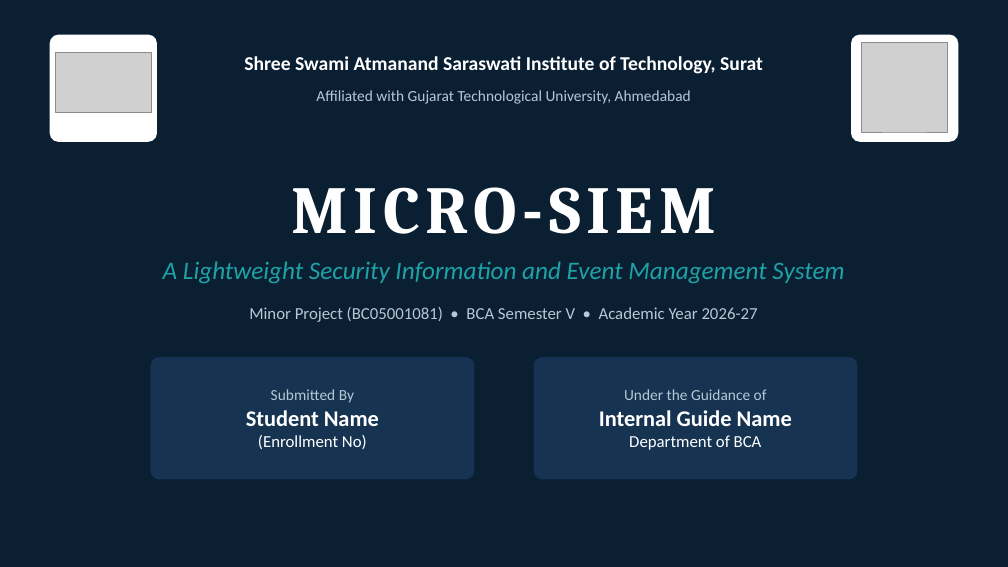
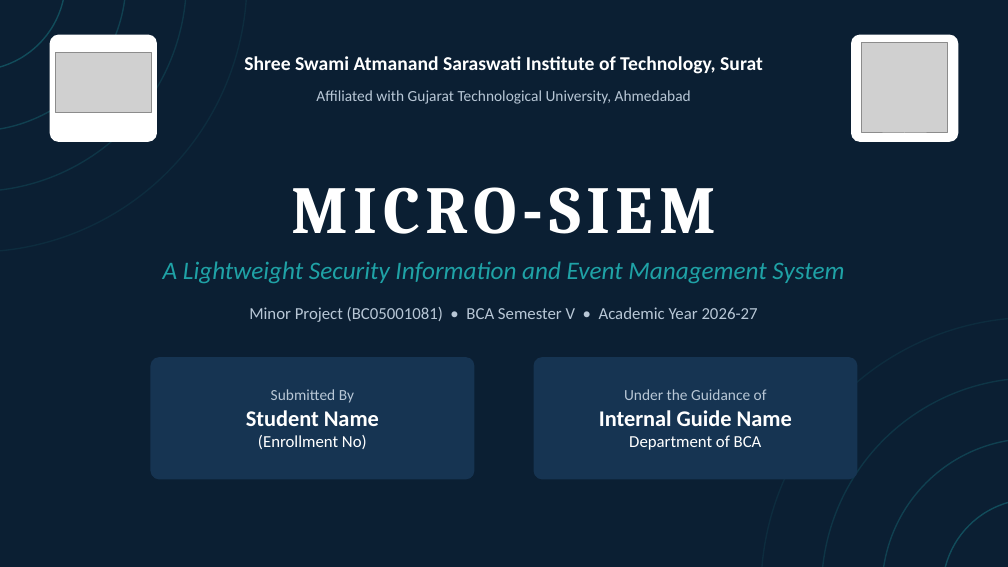
Before and after one commit to jay-sorathiya1/micro-siem, a slide deck: slide 1 of docs/Micro-SIEM.pptx. Drawn at 1008x567 pixels with LibreOffice and Linux fonts; fonts in the diff are those of the drawing; grey boxes stand for pictures. Boxes give left, top, right and bottom in pixels: in the first picture for what was removed or moved away, otherwise in the second. Text is boxed around its words. In the diff, an @@ line names an element or a change of style, - is before the commit and + after.

```diff
--- a/docs/Micro-SIEM.pptx
+++ b/docs/Micro-SIEM.pptx
@@ ellipse added at (0,0,66,71), outline #1FA2A6 1 pt @@
@@ ellipse added at (0,0,126,131), outline #1FA2A6 1 pt @@
@@ ellipse added at (0,0,186,192), outline #1FA2A6 1 pt @@
@@ ellipse added at (0,0,247,252), outline #1FA2A6 1 pt @@
@@ ellipse added at (761,318,1008,567), outline #1FA2A6 1 pt @@
@@ ellipse added at (822,378,1008,567), outline #1FA2A6 1 pt @@
@@ ellipse added at (882,438,1008,567), outline #1FA2A6 1 pt @@
@@ ellipse added at (942,499,1008,567), outline #1FA2A6 1 pt @@
```
Also in this commit, not shown: 19 other slides changed, 16 other files.
